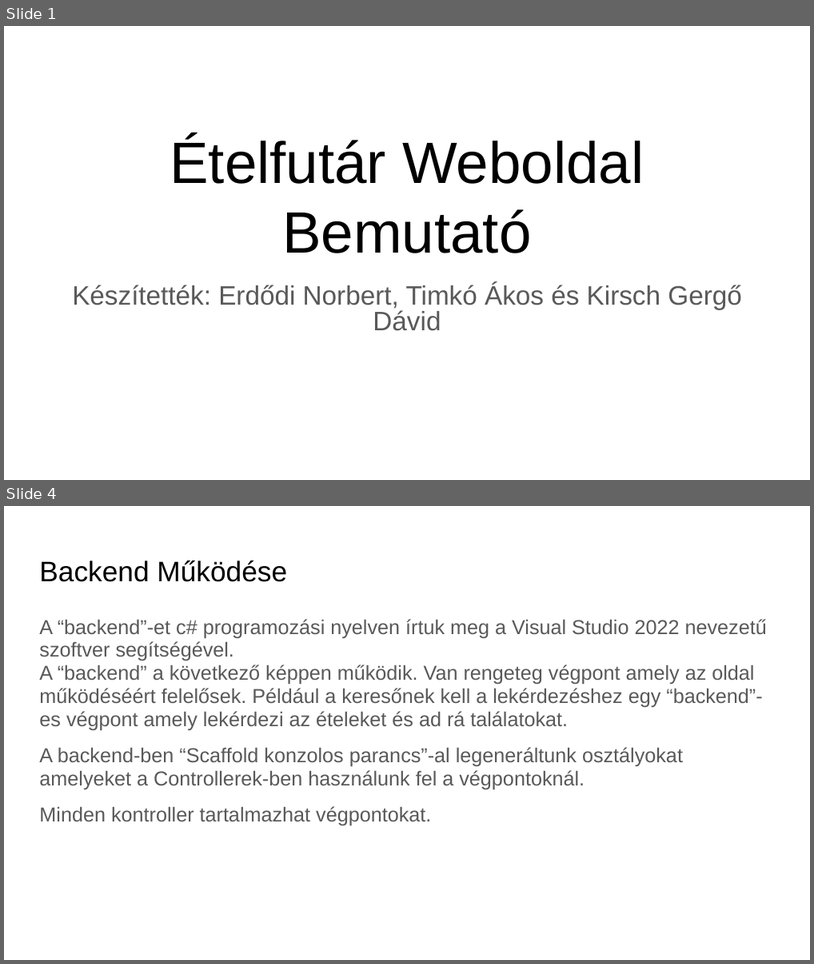
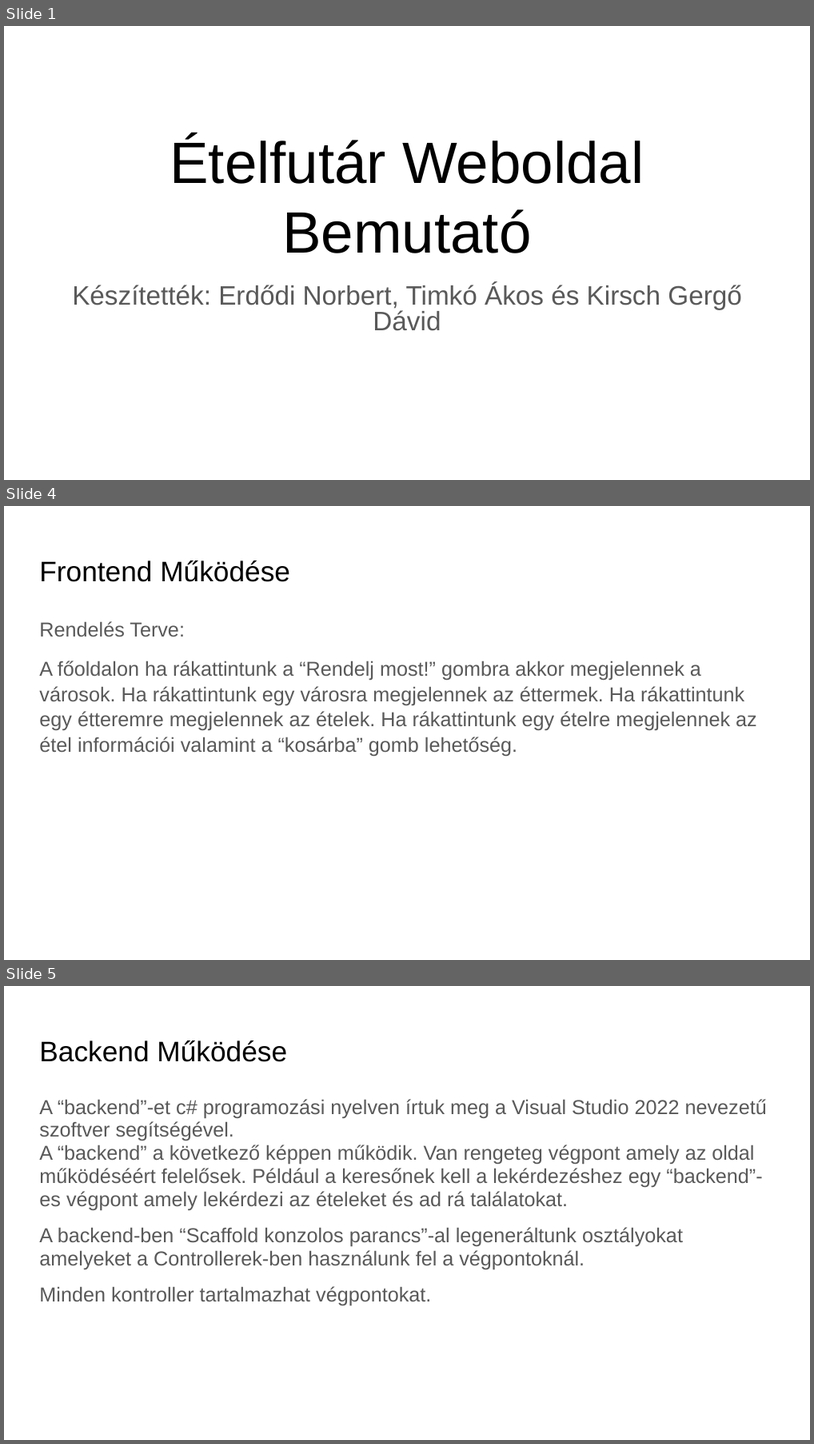
Before and after one commit to kirschg/-telfut-r, a slide deck: etelfutar_ppt_uj.pptx. Shown one above the other, each under a label of ours: slides 1 and 4 before the commit, slides 1, 4 and 5 after it; the slides between them are not shown. The pictures are 814x964 and 814x1444 pixels, drawn with LibreOffice and Linux fonts; fonts in the diff are those of the drawing; background and template pictures are left out. Boxes give left, top, right and bottom in pixels: in the first picture for what was removed or moved away, otherwise in the second. Text is boxed around its words. In the diff, an @@ line names an element or a change of style, - is before the commit and + after.

```diff
--- a/etelfutar_ppt_uj.pptx
+++ b/etelfutar_ppt_uj.pptx
@@ slide 4 added at [4, 506, 810, 960], background picture (left out) @@
@@ title added at [39, 560, 290, 582], 25.2 pt, text #000000 @@
+Frontend Működése
@@ text added at [39, 621, 758, 756], 18 pt, text #595959 @@
+Rendelés Terve:
+A főoldalon ha rákattintunk a “Rendelj most!” gombra akkor megjelennek a városok. Ha rákattintunk egy városra megjelennek az éttermek. Ha rákattintunk egy étteremre megjelennek az ételek. Ha rákattintunk egy ételre megjelennek az étel információi valamint a “kosárba” gomb lehetőség.
@@ what was slide 4 is now slide 5 @@
```
Also in this commit, not shown: 4 slides changed, 1 other slide added.
